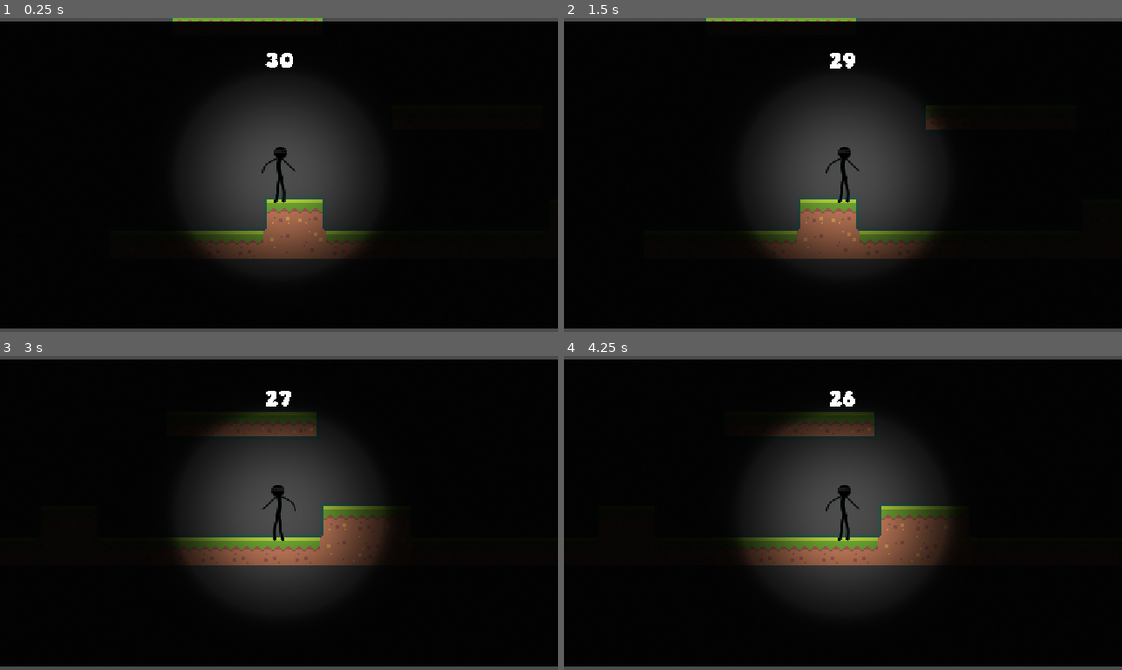
Above: before the commit, frames 1-4 (two rows, left to right).
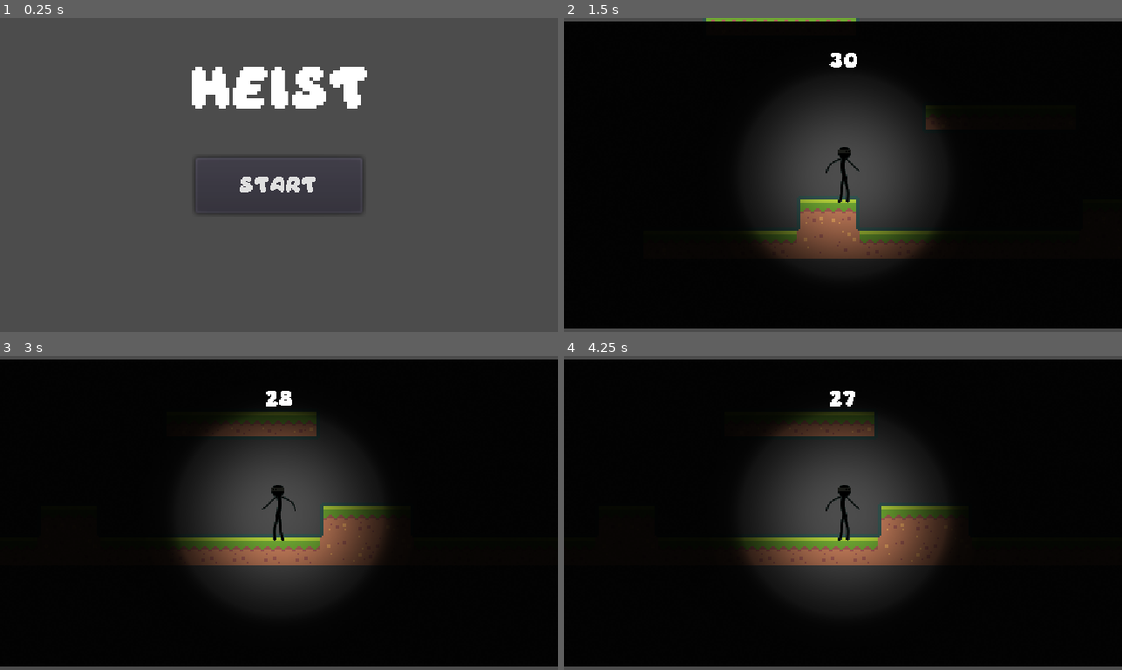
Above: after the commit, the same moments.

Repository: kikinizzy03/1501Final
Game: Godot game, scene res://Scenes/Main.tscn
The game is run twice, just before and just after one commit, with the same random seed, the same clock (stepped at 60 frames per second) and the same inputs. Before the commit the project starts from res://Scenes/World.tscn.
Inputs (mouse positions are in pixels of both pictures, inside the frame that each line leads up to):
- Up to frame 1 (0.25 s): no input
- Up to frame 2 (1.5 s): click (843, 184) at 0.5 s, where only the run after the commit has a clickable "Start"; tap Enter at 1.25 s; hold D (move_right) from 1.28 s (still down)
- Up to frame 3 (3 s): tap W (jump) at 1.52, 2.27 s; release D (move_right) at 2.78 s; hold A (move_left) from 2.78 s (still down)
- Up to frame 4 (4.25 s): release A (move_left) at 3.53 s; hold D (move_right) from 3.53 s (still down); tap W (jump) at 3.77 s

The runs differ from the first frame. In frame 1, 93% of the frame differs, in the area x 0-100%, y 0-99%; in frame 2, less than 0.1%; in frame 3, less than 0.1%; in frame 4, less than 0.1%.

Commit message:
Added start screen

Diff:
--- /dev/null
+++ b/Scenes/Main.gd
@@ -0,0 +1,8 @@
+extends Node2D
+
+export (String, FILE, "*.tscn") var target_level = ""
+
+
+func _on_StartButton_button_up():
+	if target_level.empty(): return
+	get_tree().change_scene(target_level)
--- /dev/null
+++ b/Scenes/Main.tscn
@@ -0,0 +1,43 @@
+[gd_scene load_steps=6 format=2]
+
+[ext_resource path="res://Scenes/Main.gd" type="Script" id=1]
+
+[sub_resource type="DynamicFontData" id=1]
+antialiased = false
+hinting = 1
+font_path = "res://Assets/Daydream.ttf"
+
+[sub_resource type="DynamicFont" id=2]
+size = 8
+font_data = SubResource( 1 )
+
+[sub_resource type="DynamicFontData" id=3]
+font_path = "res://Assets/Daydream.ttf"
+
+[sub_resource type="DynamicFont" id=4]
+size = 21
+font_data = SubResource( 3 )
+
+[node name="MainScreen" type="Node2D"]
+script = ExtResource( 1 )
+target_level = "res://Scenes/World.tscn"
+
+[node name="StartButton" type="Button" parent="."]
+margin_left = 112.0
+margin_top = 80.0
+margin_right = 208.0
+margin_bottom = 112.0
+custom_fonts/font = SubResource( 2 )
+text = "Start"
+
+[node name="Title" type="Label" parent="."]
+margin_left = 96.0
+margin_top = 24.0
+margin_right = 224.0
+margin_bottom = 56.0
+custom_fonts/font = SubResource( 4 )
+text = "HEIST"
+align = 1
+valign = 1
+
+[connection signal="button_up" from="StartButton" to="." method="_on_StartButton_button_up"]
--- a/project.godot
+++ b/project.godot
@@ -11,7 +11,7 @@
 [application]
 
 config/name="Bank Heist"
-run/main_scene="res://Scenes/World.tscn"
+run/main_scene="res://Scenes/Main.tscn"
 config/icon="res://icon.png"
 
 [display]
